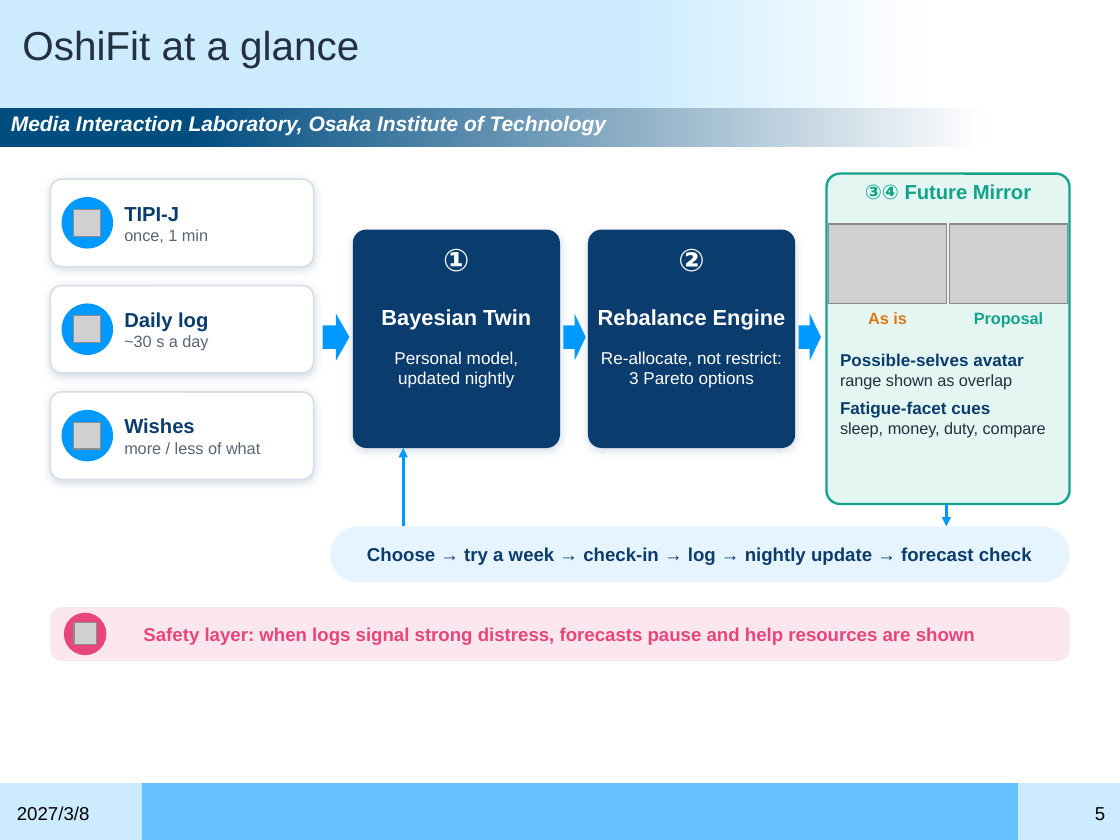
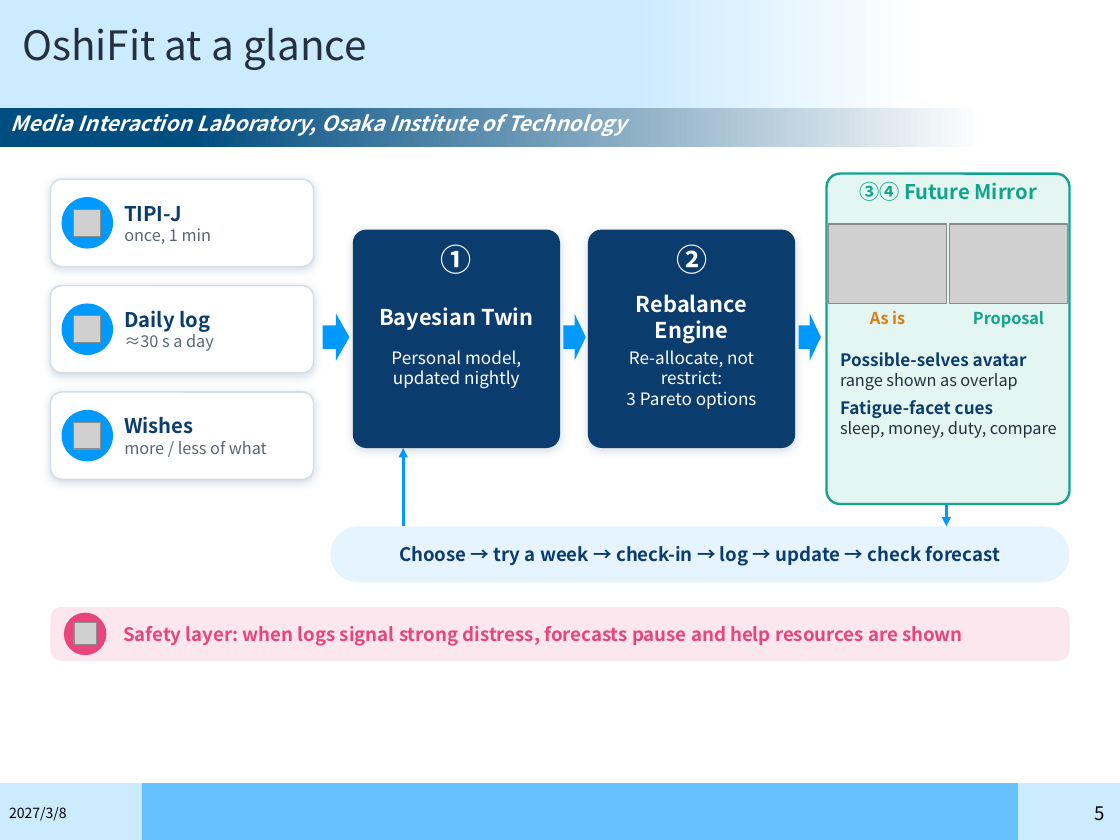
Before and after one commit to gen3121/semonster, a slide deck: slide 5 of research-materials/slides/08_発表②_202703_CHIIR2027_英語発表.pptx. Drawn at 1120x840 pixels with LibreOffice and Linux fonts; fonts in the diff are those of the drawing; grey boxes stand for pictures; background and template pictures are left out. Boxes give left, top, right and bottom in pixels: in the first picture for what was removed or moved away, otherwise in the second. Text is boxed around its words. In the diff, an @@ line names an element or a change of style, - is before the commit and + after.

```diff
--- a/research-materials/slides/08_発表②_202703_CHIIR2027_英語発表.pptx
+++ b/research-materials/slides/08_発表②_202703_CHIIR2027_英語発表.pptx
@@ font Arial to Noto Sans CJK JP in 15 elements at (x1=22, y1=28, x2=367, y2=70), (x1=1095, y1=806, x2=1105, y2=821), (x1=124, y1=206, x2=211, y2=244), (x1=124, y1=416, x2=267, y2=454), (x1=441, y1=244, x2=472, y2=274), (x1=379, y1=307, x2=533, y2=330), (x1=391, y1=350, x2=521, y2=389), (x1=676, y1=244, x2=707, y2=274), (x1=636, y1=294, x2=747, y2=344), (x1=626, y1=350, x2=757, y2=409), (x1=859, y1=181, x2=1037, y2=201), (x1=870, y1=311, x2=905, y2=324), (x1=973, y1=311, x2=1044, y2=328), (x1=840, y1=352, x2=1057, y2=438), (x1=11, y1=114, x2=626, y2=136) @@
@@ text at (x1=124, y1=310, x2=210, y2=332): font Arial to Noto Sans CJK JP in "Daily log" @@
@@ text at (x1=124, y1=331, x2=214, y2=351): text changed; font Arial to Noto Sans CJK JP @@
-~30 s a day
+≈30 s a day
@@ text in rounded rectangle at (x1=399, y1=546, x2=1000, y2=566): text changed; font Arial to Noto Sans CJK JP @@
-Choose → try a week → check-in → log → nightly update → forecast check
+Choose → try a week → check-in → log → update → check forecast
@@ rounded rectangle "Safety layer: when logs signal ..." at (x1=50, y1=607, x2=1070, y2=661): font Arial to Noto Sans CJK JP; alignment centre to left @@
@@ text "2027/3/8" at (x1=9, y1=807, x2=67, y2=821): size 12 to 9 pt, font Arial to Noto Sans CJK JP @@
```
Also in this commit, not shown: 13 other slides changed, 33 other files.
